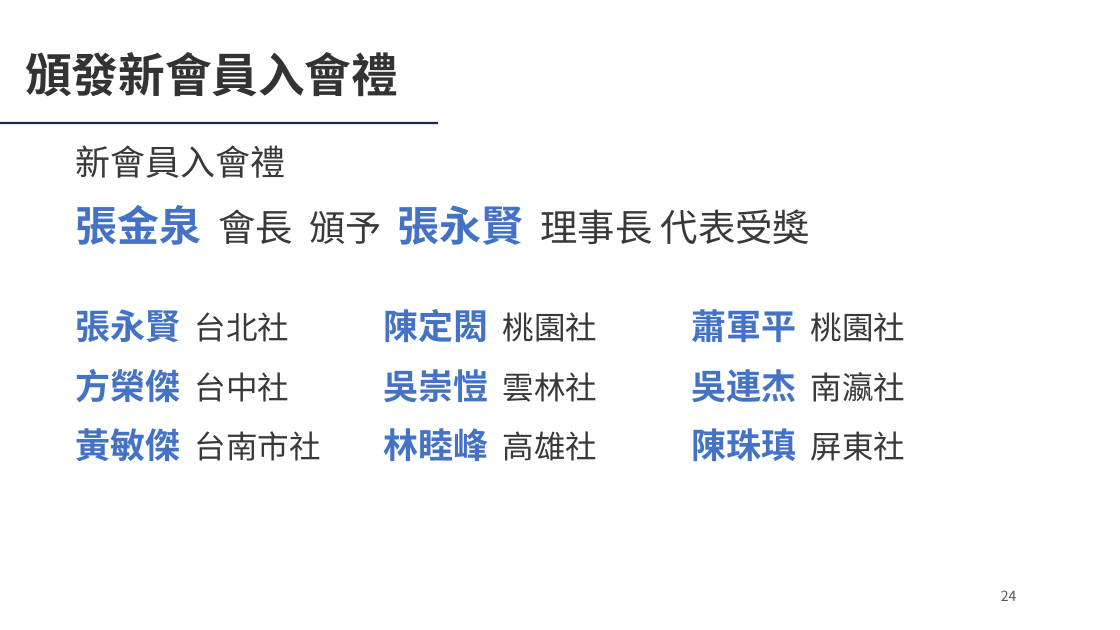
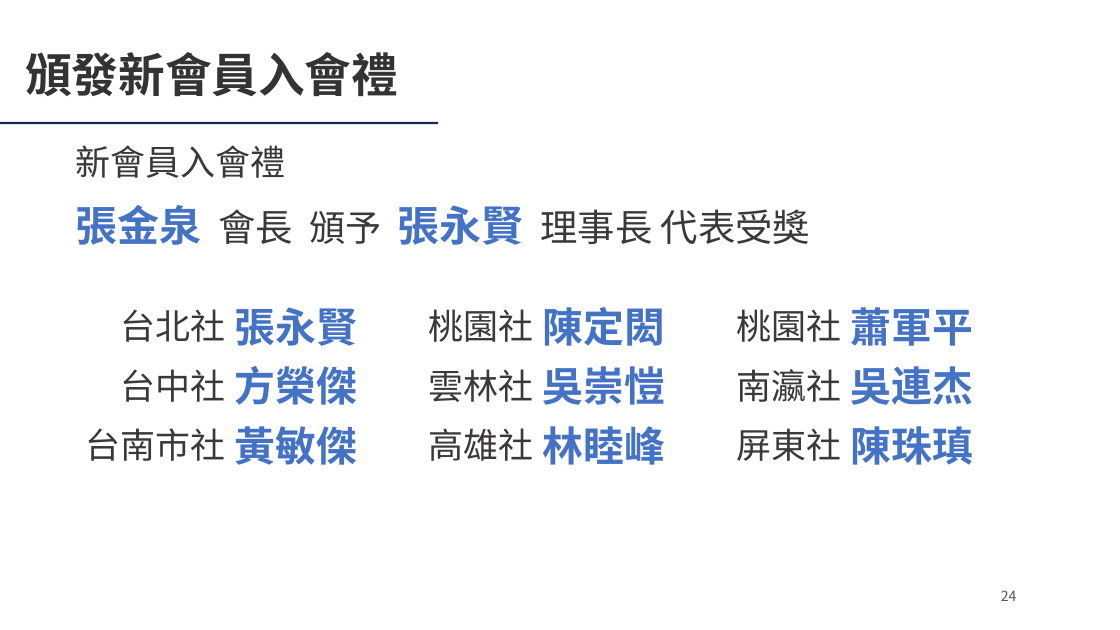
Before and after one commit to Ericliang680928/IAA, a slide deck: slide 24 of 20261204/agm/IAA會員大會簡報_20261204.pptx. Drawn at 1120x630 pixels with LibreOffice and Linux fonts; fonts in the diff are those of the drawing; background and template pictures are left out. Boxes give left, top, right and bottom in pixels: in the first picture for what was removed or moved away, otherwise in the second. Text is boxed around its words. In the diff, an @@ line names an element or a change of style, - is before the commit and + after.

```diff
--- a/20261204/agm/IAA會員大會簡報_20261204.pptx
+++ b/20261204/agm/IAA會員大會簡報_20261204.pptx
@@ text at (x1=121, y1=309, x2=226, y2=342): text changed; text colour #4472C4 to #3A3838; bold off @@
-張永賢 台北社
+台北社
@@ text added at (x1=234, y1=307, x2=357, y2=346), 35 pt, text #4472C4, bold @@
+張永賢
@@ text at (x1=429, y1=309, x2=534, y2=342): text changed; text colour #4472C4 to #3A3838; bold off @@
-蕭軍平 桃園社
+桃園社
@@ text at (x1=542, y1=307, x2=665, y2=346): text changed; size 30 to 35 pt @@
-陳定閎 桃園社
+陳定閎
@@ text added at (x1=737, y1=309, x2=842, y2=342), 30 pt, text #3A3838 @@
+桃園社
@@ text added at (x1=850, y1=307, x2=973, y2=346), 35 pt, text #4472C4, bold @@
+蕭軍平
@@ text at (x1=121, y1=369, x2=226, y2=402): text changed; size 27 to 30 pt @@
-黃敏傑 台南市社
+台中社
@@ text at (x1=234, y1=366, x2=357, y2=405): text changed; size 30 to 35 pt @@
-方榮傑 台中社
+方榮傑
@@ text at (x1=429, y1=369, x2=534, y2=402): text changed; text colour #4472C4 to #3A3838; bold off @@
-吳崇愷 雲林社
+雲林社
@@ text added at (x1=542, y1=366, x2=665, y2=405), 35 pt, text #4472C4, bold @@
+吳崇愷
@@ text at (x1=737, y1=369, x2=842, y2=402): text changed; text colour #4472C4 to #3A3838; bold off @@
-吳連杰 南瀛社
+南瀛社
@@ text added at (x1=850, y1=366, x2=973, y2=405), 35 pt, text #4472C4, bold @@
+吳連杰
@@ text added at (x1=86, y1=428, x2=226, y2=461), 30 pt, text #3A3838 @@
+台南市社
@@ text added at (x1=234, y1=426, x2=357, y2=465), 35 pt, text #4472C4, bold @@
+黃敏傑
@@ text at (x1=429, y1=428, x2=534, y2=461): text changed; text colour #4472C4 to #3A3838; bold off @@
-林睦峰 高雄社
+高雄社
@@ text added at (x1=542, y1=426, x2=665, y2=465), 35 pt, text #4472C4, bold @@
+林睦峰
@@ text at (x1=737, y1=428, x2=842, y2=461): text changed; text colour #4472C4 to #3A3838; bold off @@
-陳珠瑱 屏東社
+屏東社
@@ text added at (x1=850, y1=426, x2=973, y2=465), 35 pt, text #4472C4, bold @@
+陳珠瑱
```
Also in this commit, not shown: 5 other slides changed, 2 other files.
